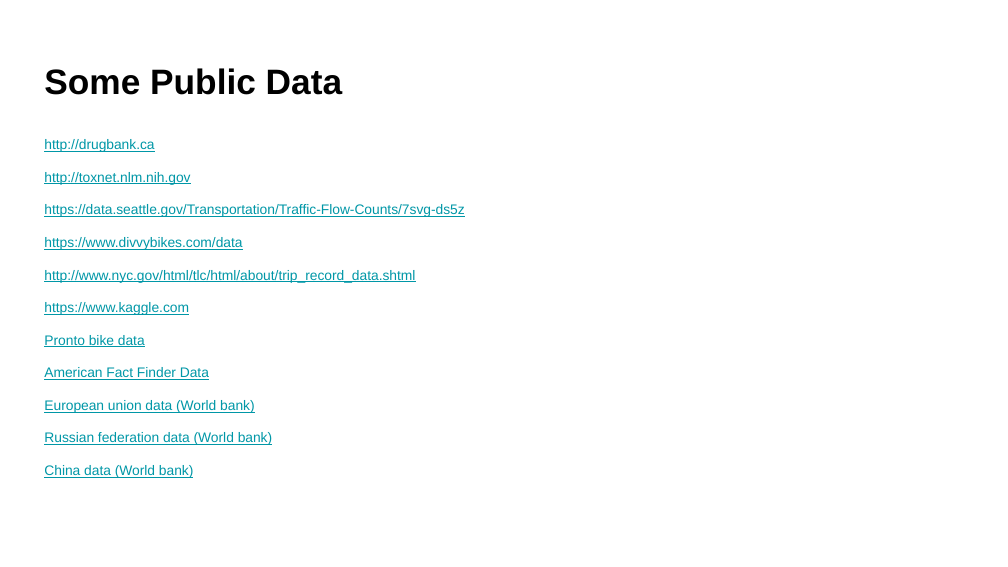
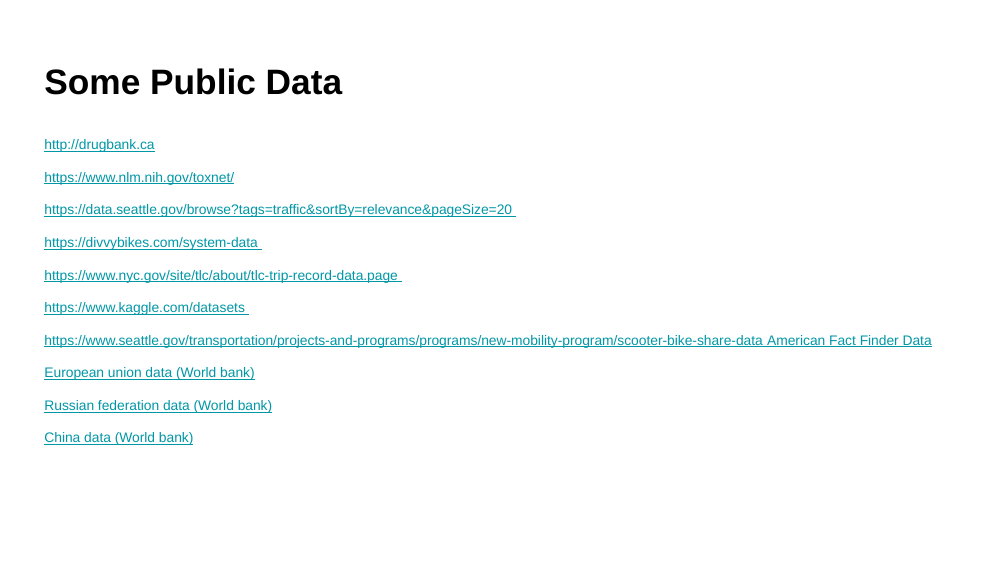
Before and after one commit to UWDATA515/lecture-materials, a slide deck: slide 12 of 01/DATA515_01_Introduction.pptx. Drawn at 1008x567 pixels with LibreOffice and Linux fonts; fonts in the diff are those of the drawing; background and template pictures are left out. Boxes give left, top, right and bottom in pixels: in the first picture for what was removed or moved away, otherwise in the second. Text is boxed around its words. In the diff, an @@ line names an element or a change of style, - is before the commit and + after.

Commit message:
L1: Slide deck updates

```diff
--- a/01/DATA515_01_Introduction.pptx
+++ b/01/DATA515_01_Introduction.pptx
@@ text at (44, 172, 932, 348): text changed @@
-http://toxnet.nlm.nih.gov
-https://data.seattle.gov/Transportation/Traffic-Flow-Counts/7svg-ds5z
-https://www.divvybikes.com/data
-http://www.nyc.gov/html/tlc/html/about/trip_record_data.shtml
-https://www.kaggle.com
-Pronto bike data
-American Fact Finder Data
+https://www.nlm.nih.gov/toxnet/
+https://data.seattle.gov/browse?tags=traffic&sortBy=relevance&pageSize=20
+https://divvybikes.com/system-data
+https://www.nyc.gov/site/tlc/about/tlc-trip-record-data.page
+https://www.kaggle.com/datasets
+https://www.seattle.gov/transportation/projects-and-programs/programs/new-mobility-program/scooter-bike-share-data American Fact Finder Data
```
Also in this commit, not shown: 3 other slides changed, 3 slides added, 2 slides removed, 3 other files.
